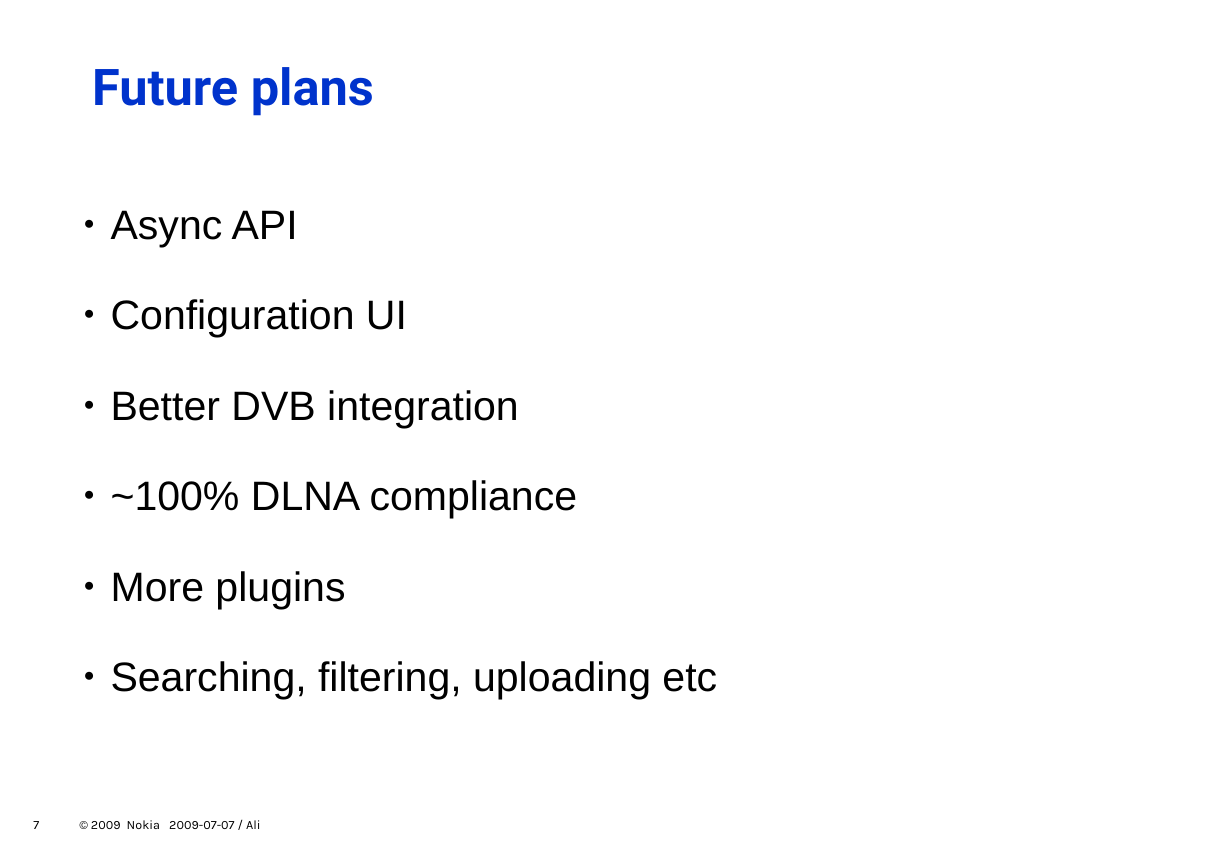
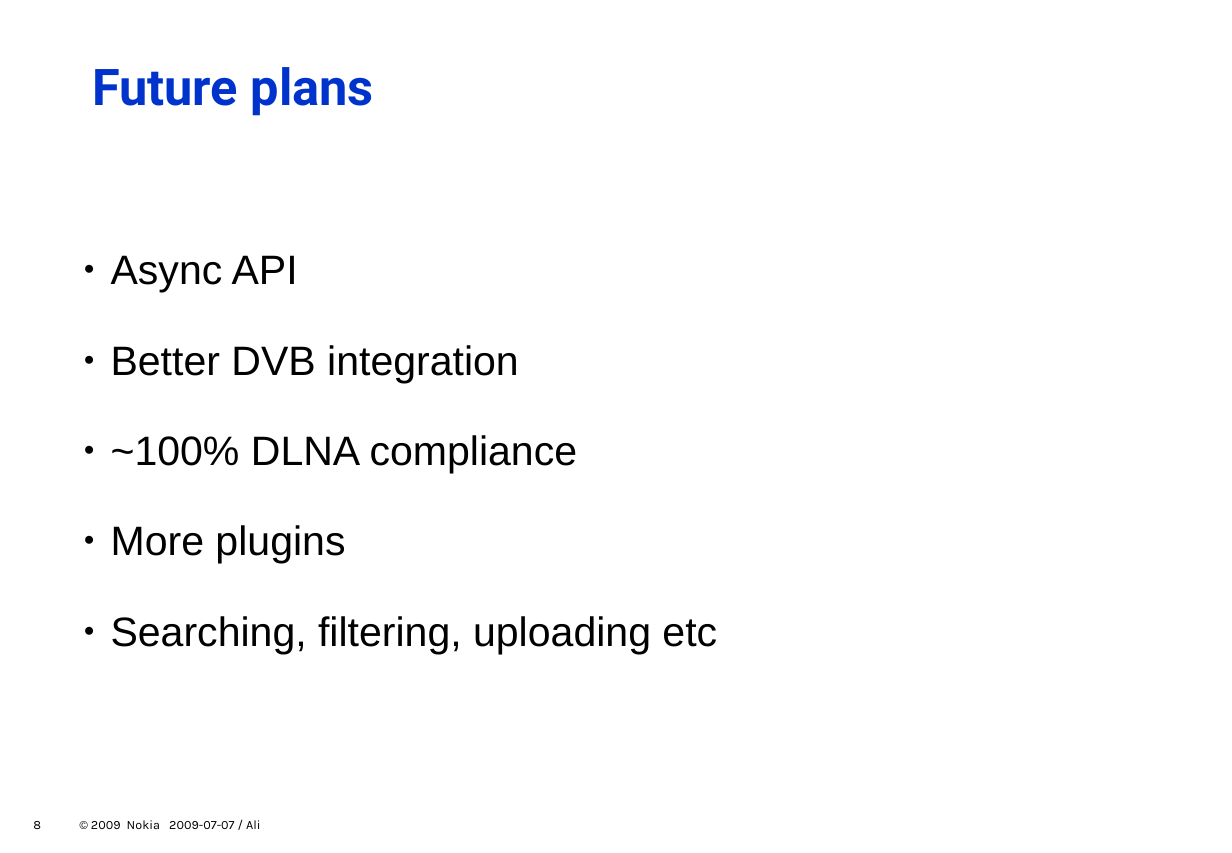
Before and after one commit to zeenix/rygel-presentation-2009, a slide deck: slide 8 of slides.odp (slide 7 before the commit). Drawn at 1232x853 pixels with LibreOffice and Linux fonts; fonts in the diff are those of the drawing; background and template pictures are left out. Boxes give left, top, right and bottom in pixels: in the first picture for what was removed or moved away, otherwise in the second. Text is boxed around its words. In the diff, an @@ line names an element or a change of style, - is before the commit and + after.

Commit message:
Put Configuration on separate slide

```diff
--- a/slides.odp
+++ b/slides.odp
@@ text at [111, 299, 407, 338]: paragraph removed @@
-  ● Configuration UI
@@ page number at [33, 821, 41, 829]: text changed @@
-7
+8
```
Also in this commit, not shown: 1 slide added.
